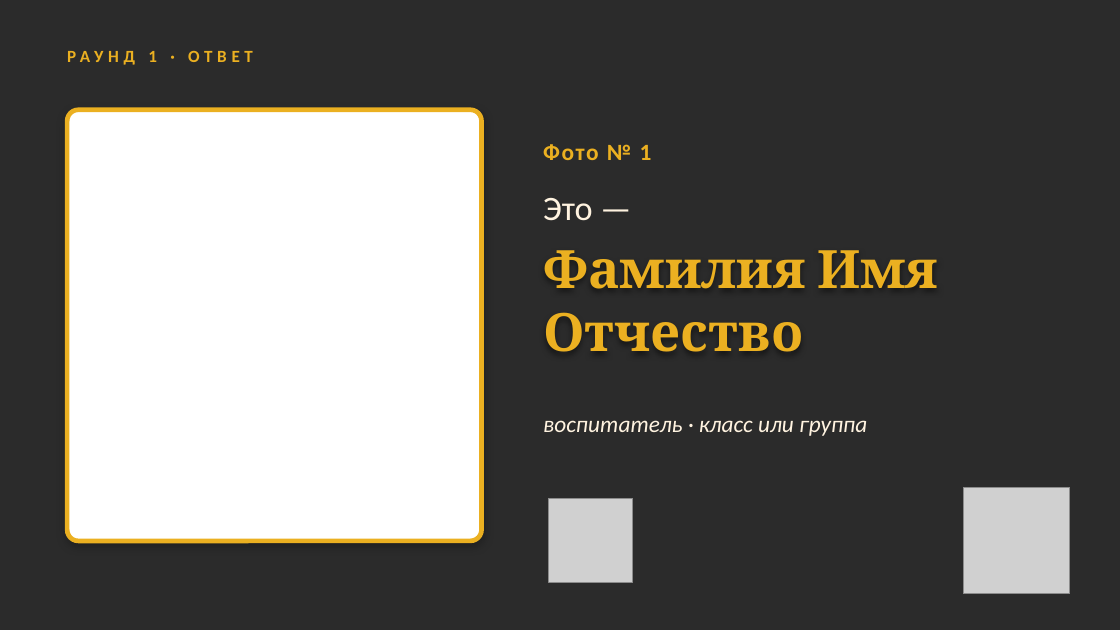
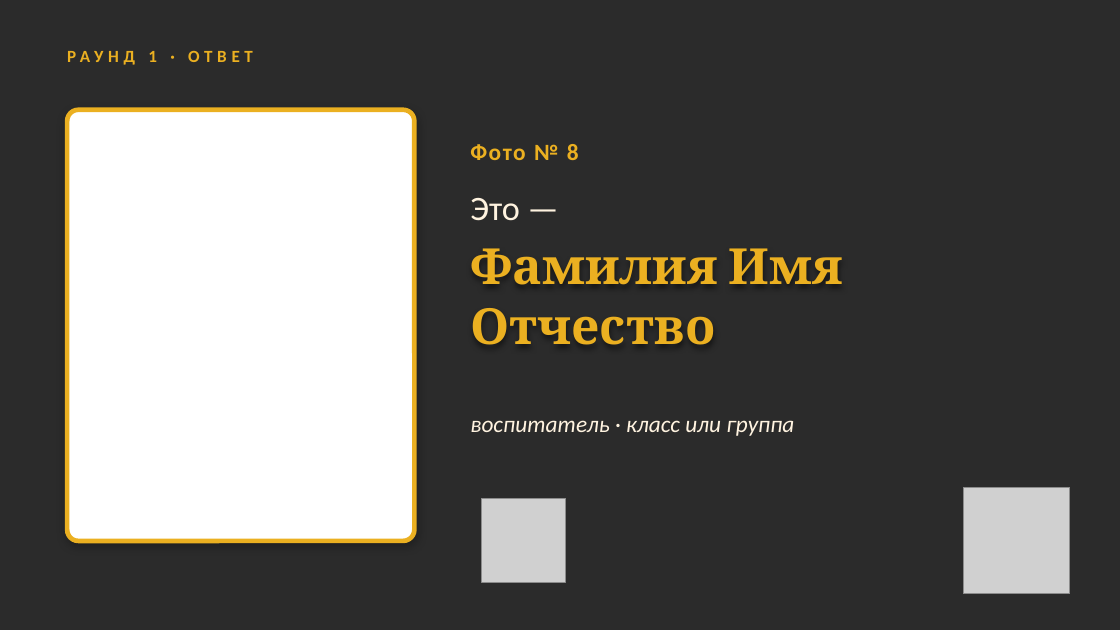
Before and after one commit to sl-himmelreich/heinrich-mario, a slide deck: slide 19 of День_воспитателя_конкурс.pptx (slide 5 before the commit). Drawn at 1120x630 pixels with LibreOffice and Linux fonts; fonts in the diff are those of the drawing; grey boxes stand for pictures; background and template pictures are left out; a plain dark background stands for a picture behind light text. Boxes give left, top, right and bottom in pixels: in the first picture for what was removed or moved away, otherwise in the second. Text is boxed around its words. In the diff, an @@ line names an element or a change of style, - is before the commit and + after.

```diff
--- a/День_воспитателя_конкурс.pptx
+++ b/День_воспитателя_конкурс.pptx
@@ rounded rectangle: place and size @@
-rounded rectangle at (67, 110, 482, 541)
+rounded rectangle at (67, 110, 414, 541)
@@ rounded rectangle at (67, 110, 414, 541): proportions changed @@
@@ text at (470, 144, 579, 160): text changed @@
-Фото № 1
+Фото № 8
@@ text "Это —": place and size @@
-text "Это —" at (543, 198, 593, 221)
+text "Это —" at (470, 198, 520, 221)
@@ text "Фамилия Имя Отчество": place and size @@
-text "Фамилия Имя Отчество" at (543, 250, 938, 352)
+text "Фамилия Имя Отчество" at (470, 248, 843, 345)
@@ text "Фамилия Имя Отчество" at (470, 248, 843, 345): size 34 to 32 pt @@
@@ text "воспитатель · класс или группа": place and size @@
-text "воспитатель · класс или группа" at (543, 420, 867, 436)
+text "воспитатель · класс или группа" at (470, 420, 794, 436)
@@ picture: place and size @@
-picture at (549, 498, 633, 582)
+picture at (482, 498, 566, 582)
```
Also in this commit, not shown: 20 other slides changed, 6 slides added, 4 slides removed, 1 other file.
